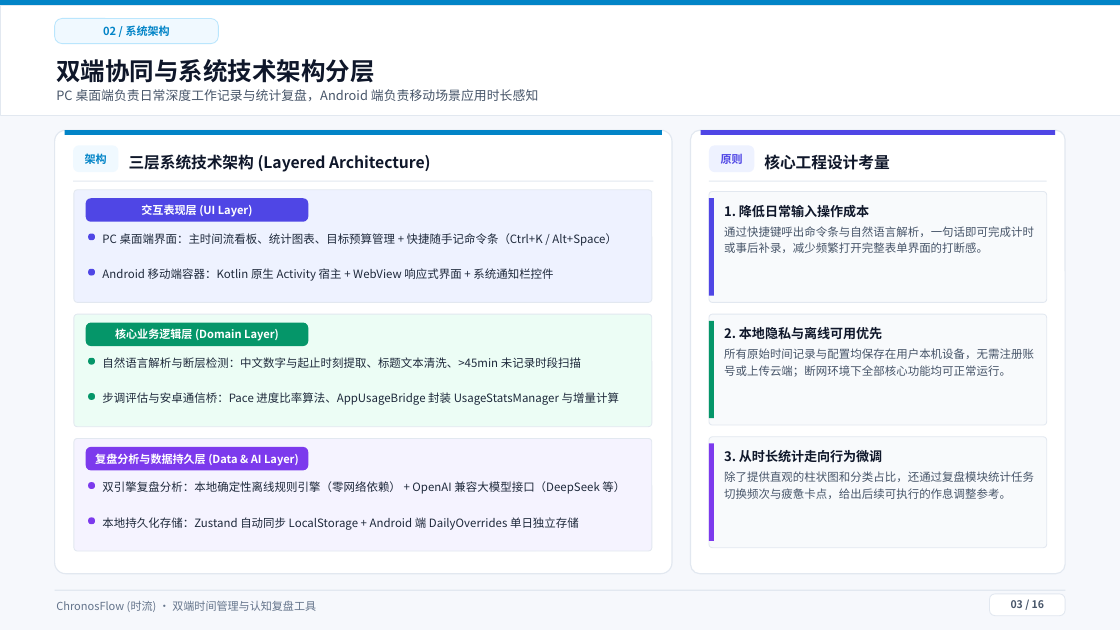
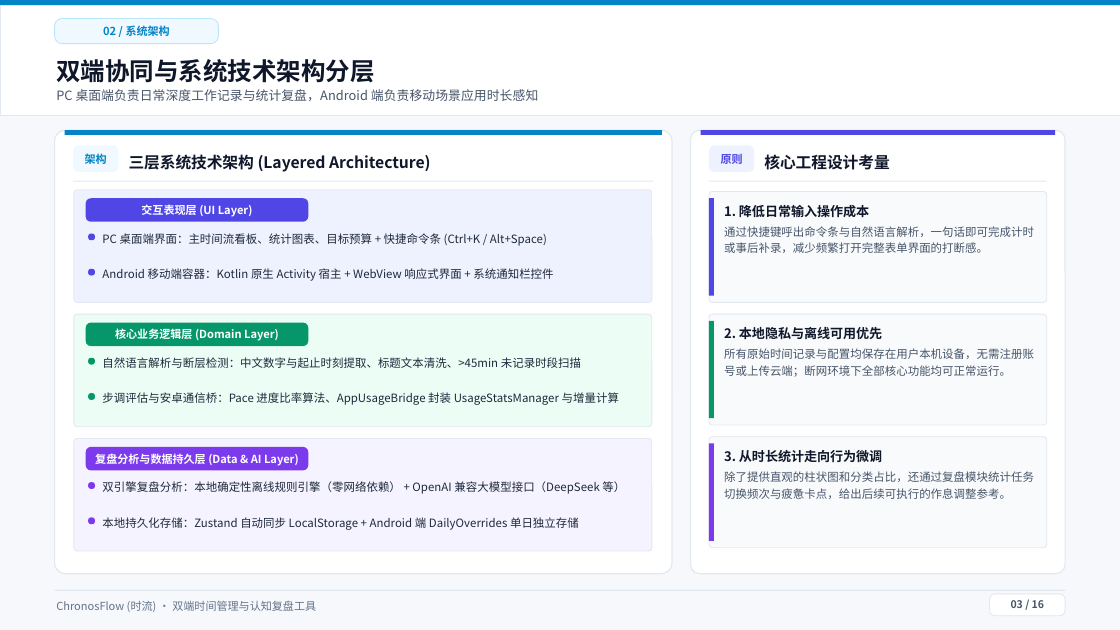
Before and after one commit to Citrus0914/ChronosFlow, a slide deck: slide 3 of 演示文稿/ChronosFlow软件功能全景介绍.pptx. Drawn at 1120x630 pixels with LibreOffice and Linux fonts; fonts in the diff are those of the drawing. Boxes give left, top, right and bottom in pixels: in the first picture for what was removed or moved away, otherwise in the second. Text is boxed around its words. In the diff, an @@ line names an element or a change of style, - is before the commit and + after.

```diff
--- a/演示文稿/ChronosFlow软件功能全景介绍.pptx
+++ b/演示文稿/ChronosFlow软件功能全景介绍.pptx
@@ text at (102, 233, 547, 246): text changed @@
-PC 桌面端界面：主时间流看板、统计图表、目标预算管理 + 快捷随手记命令条（Ctrl+K / Alt+Space）
+PC 桌面端界面：主时间流看板、统计图表、目标预算 + 快捷命令条 (Ctrl+K / Alt+Space)
```
Also in this commit, not shown: 3 other slides changed, 1 other file.
